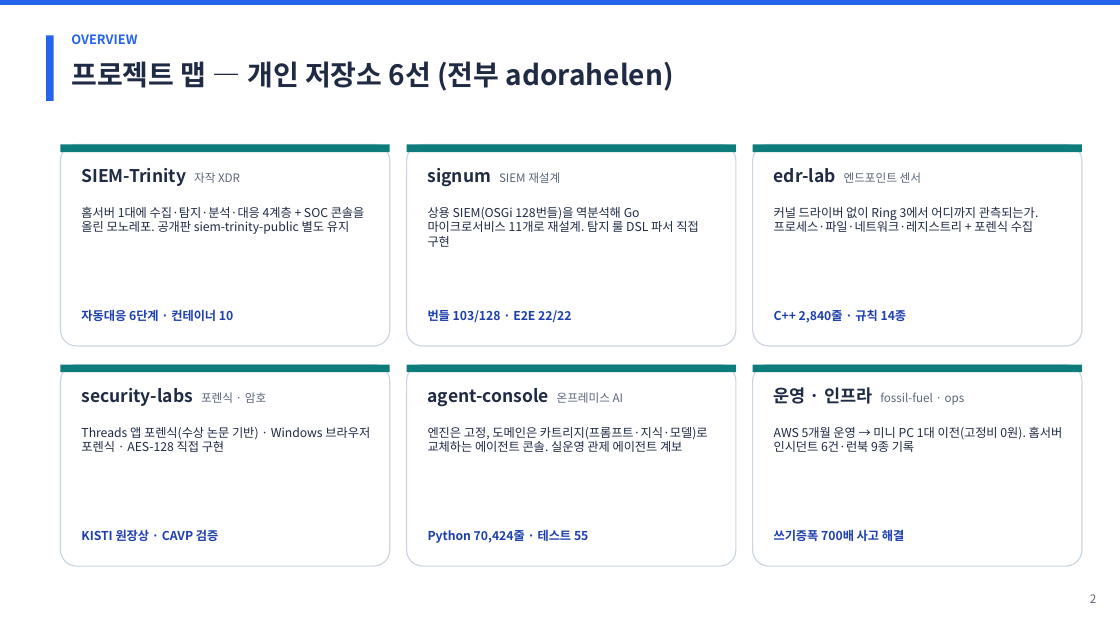
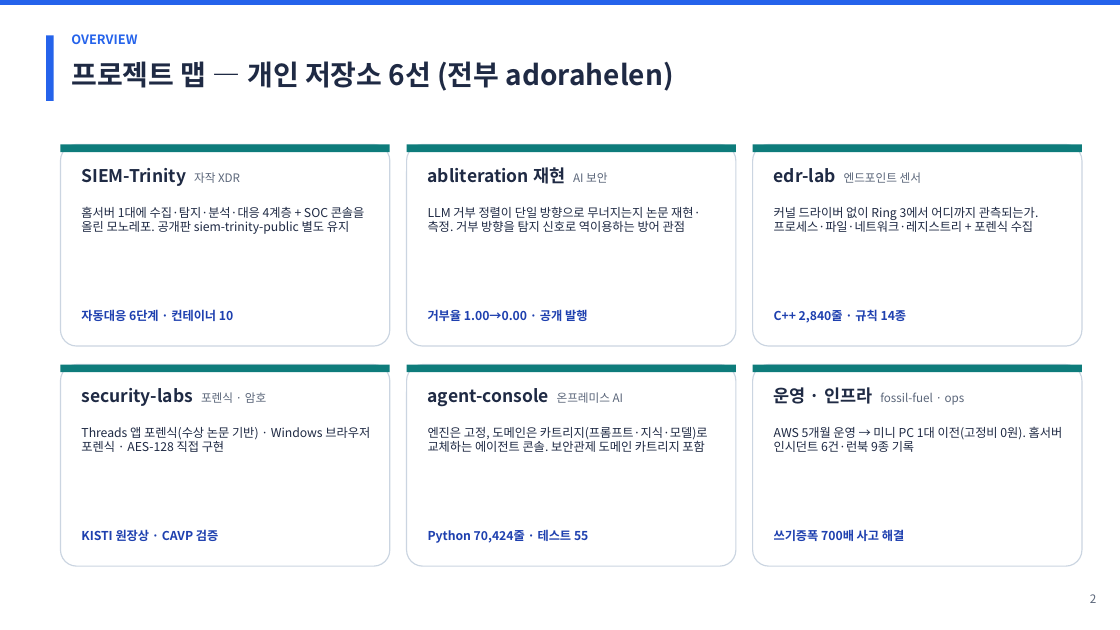
Before and after one commit to adorahelen/adorahelen.github.io, a slide deck: slide 3 of static/portfolio/kangmin-kim-portfolio-ko.pptx. Drawn at 1120x630 pixels with LibreOffice and Linux fonts; fonts in the diff are those of the drawing. Boxes give left, top, right and bottom in pixels: in the first picture for what was removed or moved away, otherwise in the second. Text is boxed around its words. In the diff, an @@ line names an element or a change of style, - is before the commit and + after.

```diff
--- a/static/portfolio/kangmin-kim-portfolio-ko.pptx
+++ b/static/portfolio/kangmin-kim-portfolio-ko.pptx
@@ text at (428, 167, 607, 184): text changed; size 10 to 15 pt; text colour #5B667A to #1F2A44; bold on @@
-signum SIEM 재설계
+abliteration 재현 AI 보안
@@ text at (428, 207, 701, 232): text changed @@
-상용 SIEM(OSGi 128번들)을 역분석해 Go 마이크로서비스 11개로 재설계. 탐지 룰 DSL 파서 직접 구현
+LLM 거부 정렬이 단일 방향으로 무너지는지 논문 재현·측정. 거부 방향을 탐지 신호로 역이용하는 방어 관점
@@ text at (428, 309, 587, 321): text changed @@
-번들 103/128 · E2E 22/22
+거부율 1.00→0.00 · 공개 발행
@@ text at (428, 427, 708, 452): text changed @@
-엔진은 고정, 도메인은 카트리지(프롬프트·지식·모델)로 교체하는 에이전트 콘솔. 실운영 관제 에이전트 계보
+엔진은 고정, 도메인은 카트리지(프롬프트·지식·모델)로 교체하는 에이전트 콘솔. 보안관제 도메인 카트리지 포함
```
Also in this commit, not shown: 5 other slides changed, 2 slides added, 2 slides removed, 2 other files.
